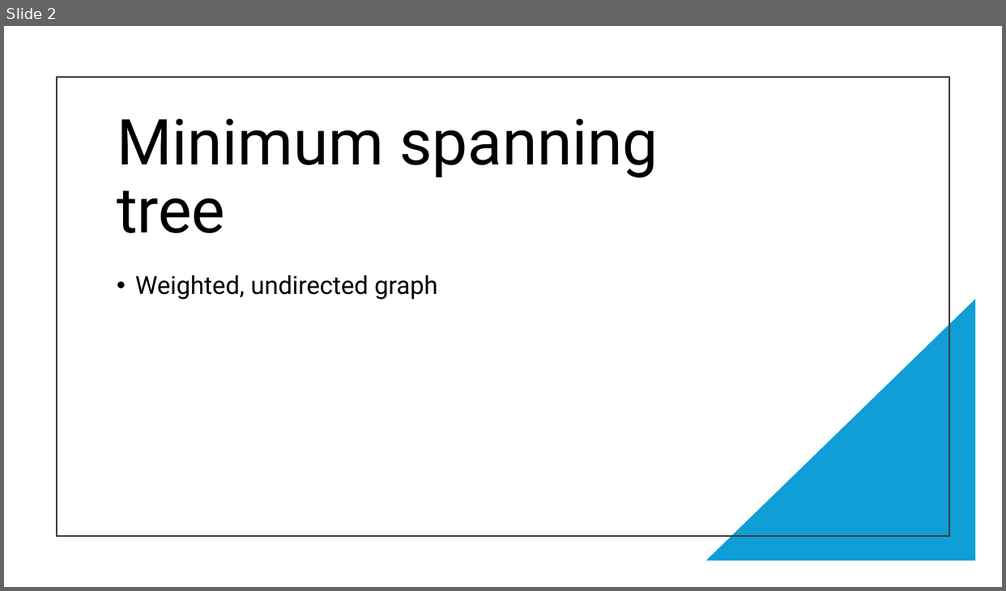
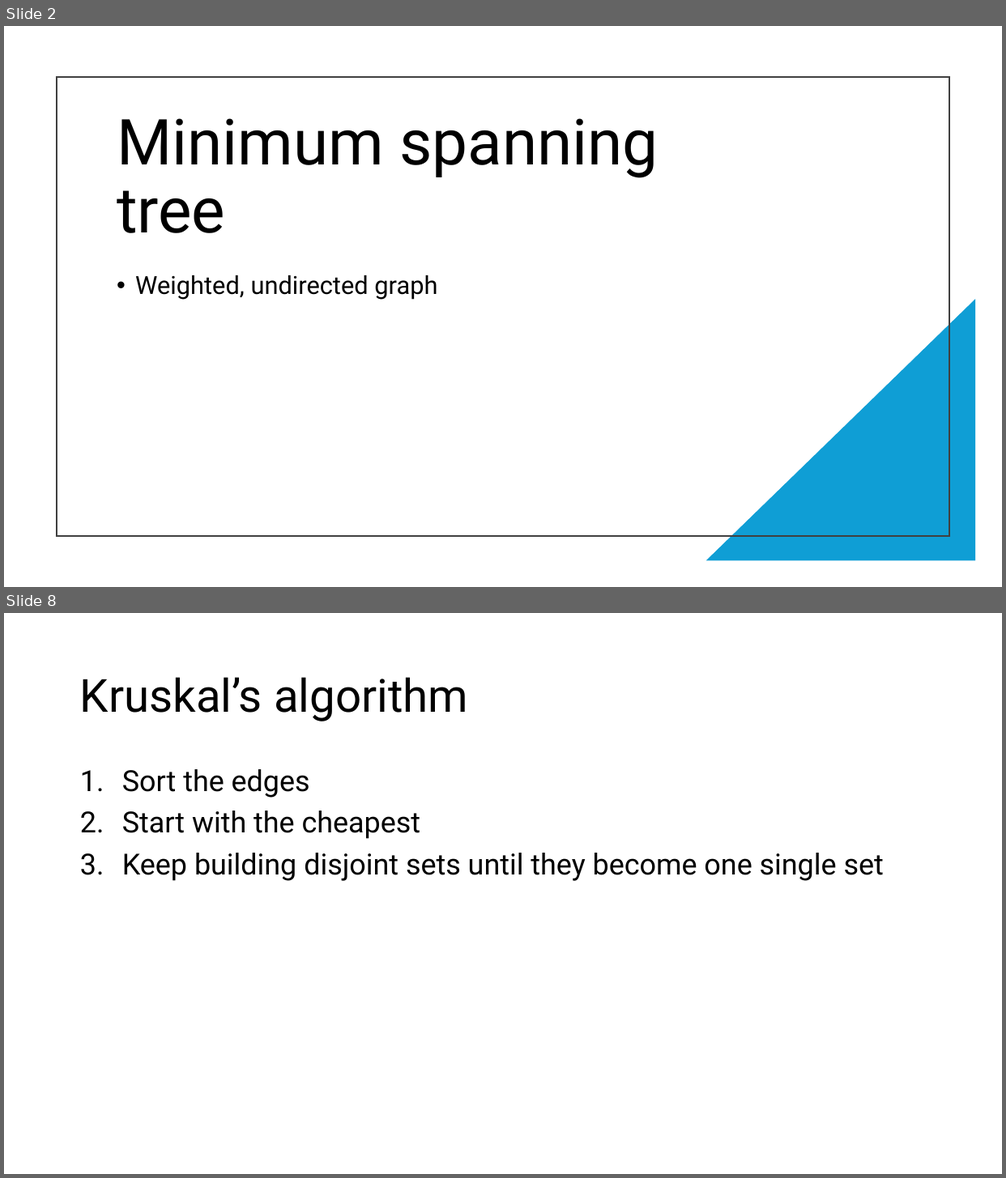
Before and after one commit to RobertNagy299/dsa-i-teaching, a slide deck: MyOwnPresentations/pptx/Min_Span_Tree_Shortest_Path_X.pptx. Shown one above the other, each under a label of ours: slide 2 before the commit, slides 2 and 8 after it; the slides between them are not shown. The pictures are 1006x591 and 1006x1178 pixels, drawn with LibreOffice and Linux fonts; fonts in the diff are those of the drawing. Boxes give left, top, right and bottom in pixels: in the first picture for what was removed or moved away, otherwise in the second. Text is boxed around its words. In the diff, an @@ line names an element or a change of style, - is before the commit and + after.

Commit message:
Add Kruskal algorithm to final presentation, start Prim

```diff
--- a/MyOwnPresentations/pptx/Min_Span_Tree_Shortest_Path_X.pptx
+++ b/MyOwnPresentations/pptx/Min_Span_Tree_Shortest_Path_X.pptx
@@ slide 8 added at bbox=[4, 613, 1002, 1174], background #FFFFFF @@
@@ title added at bbox=[80, 677, 468, 722], 44 pt, text #000000 @@
+Kruskal’s algorithm
@@ text added at bbox=[122, 769, 884, 881], 28 pt, text #000000 @@
+1. Sort the edges
+2. Start with the cheapest
+3. Keep building disjoint sets until they become one single set
```
Also in this commit, not shown: 1 slide changed, 12 other slides added.
